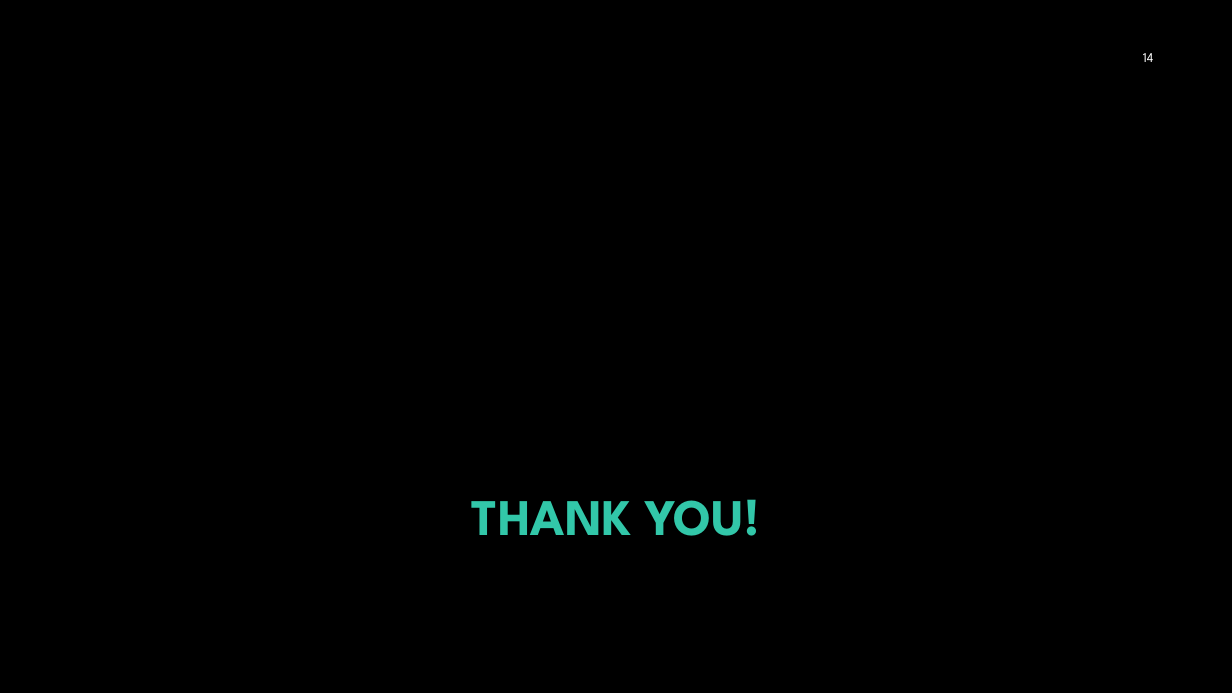
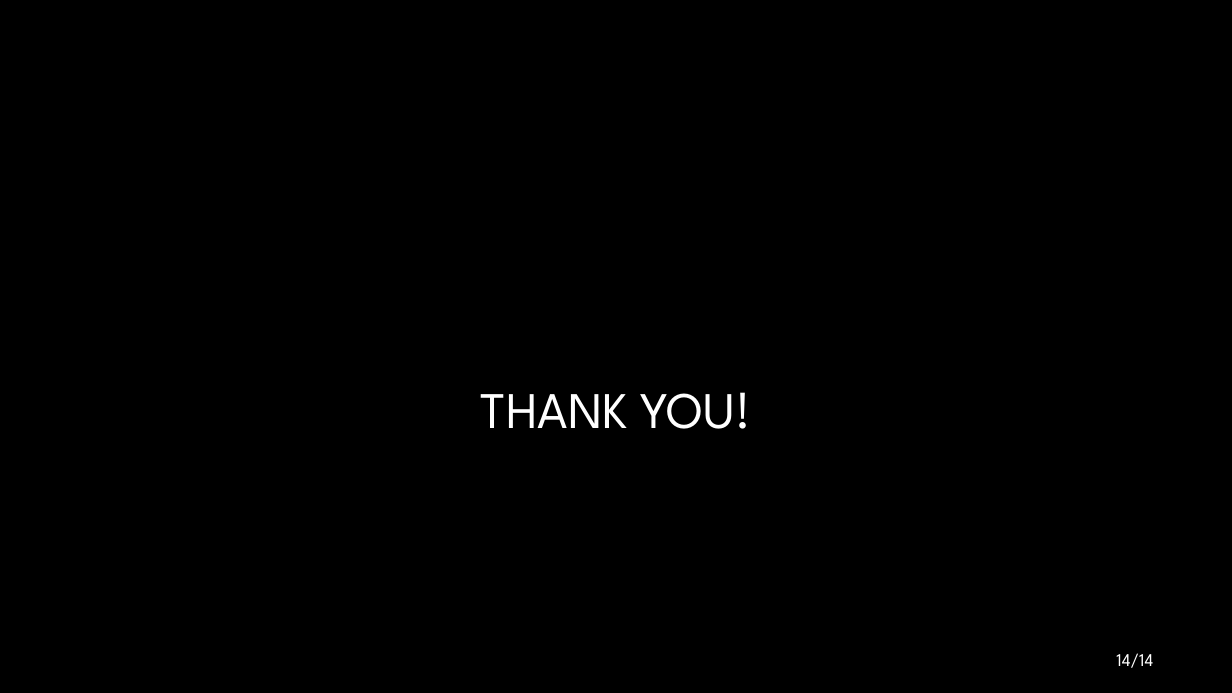
Before and after one commit to mehmedkadric/internship, a slide deck: slide 14 of demoPresentation/DemoPresentation.pptx. Drawn at 1232x693 pixels with LibreOffice and Linux fonts; fonts in the diff are those of the drawing; background and template pictures are left out. Boxes give left, top, right and bottom in pixels: in the first picture for what was removed or moved away, otherwise in the second. Text is boxed around its words. In the diff, an @@ line names an element or a change of style, - is before the commit and + after.

```diff
--- a/demoPresentation/DemoPresentation.pptx
+++ b/demoPresentation/DemoPresentation.pptx
@@ title "THANK YOU!": place and size @@
-title "THANK YOU!" at <box>472,499,759,536</box>
+title "THANK YOU!" at <box>481,392,751,429</box>
@@ title "THANK YOU!" at <box>481,392,751,429</box>: text colour #32C7A9 to #FFFFFF, letter outline #000000 0.75 pt to none, bold off @@
@@ page number at <box>1116,653,1153,668</box>: text changed; size 10.5 to 14 pt @@
-14
+14/14
```
Also in this commit, not shown: 12 other slides changed, 1 slide added, 1 slide removed, 2 other files.
